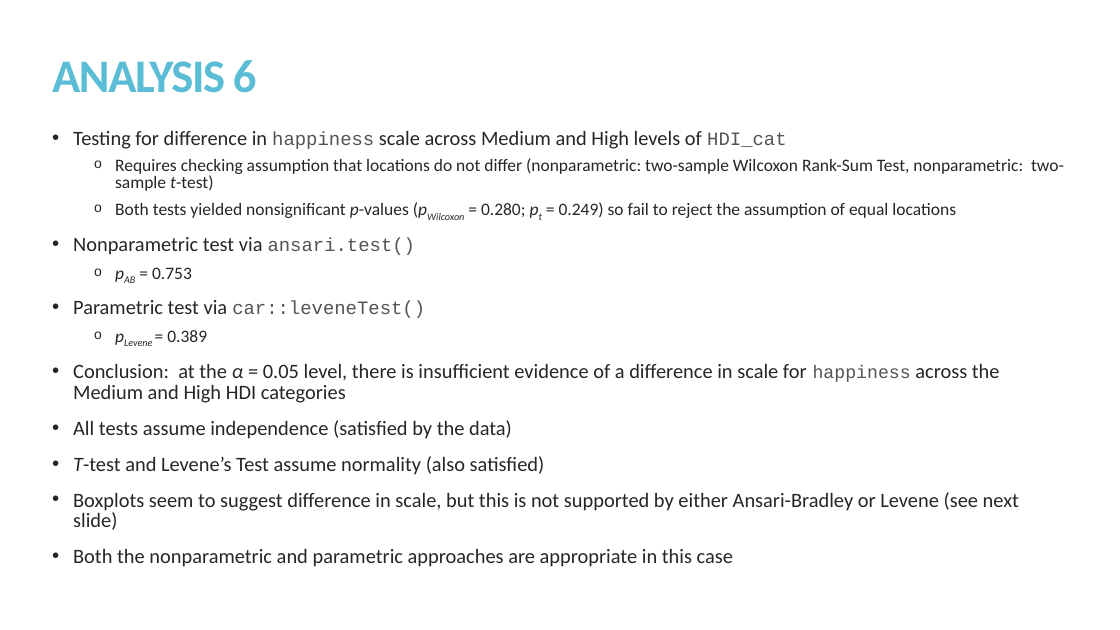
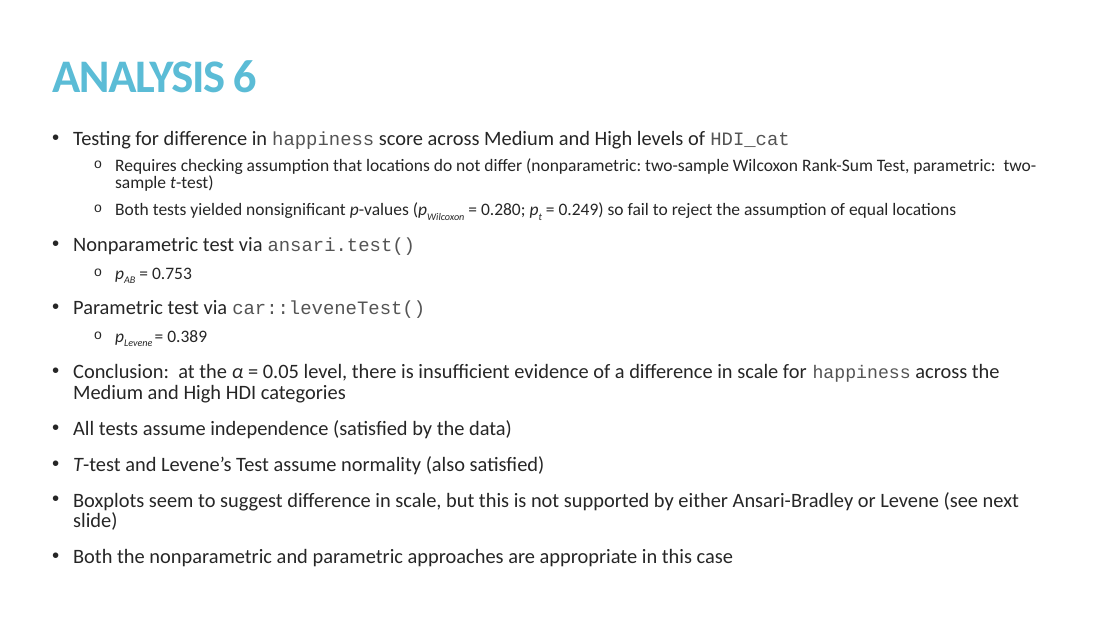
Before and after one commit to kmprioliPROF/MAT_8452_Final_Project, a slide deck: slide 18 of Prioli_Final_Proj.pptx. Drawn at 1120x630 pixels with LibreOffice and Linux fonts; fonts in the diff are those of the drawing. Boxes give left, top, right and bottom in pixels: in the first picture for what was removed or moved away, otherwise in the second. Text is boxed around its words. In the diff, an @@ line names an element or a change of style, - is before the commit and + after.

Commit message:
Minor edits to slide deck

```diff
--- a/Prioli_Final_Proj.pptx
+++ b/Prioli_Final_Proj.pptx
@@ text at bbox=[73, 131, 1037, 191]: text changed @@
-• Testing for difference in happiness scale across Medium and High levels of HDI_cat
-  o Requires checking assumption that locations do not differ (nonparametric: two-sample Wilcoxon Rank-Sum Test, nonparametric: two-sample t-test)
+• Testing for difference in happiness score across Medium and High levels of HDI_cat
+  o Requires checking assumption that locations do not differ (nonparametric: two-sample Wilcoxon Rank-Sum Test, parametric: two-sample t-test)
```
Also in this commit, not shown: 2 other slides changed.
